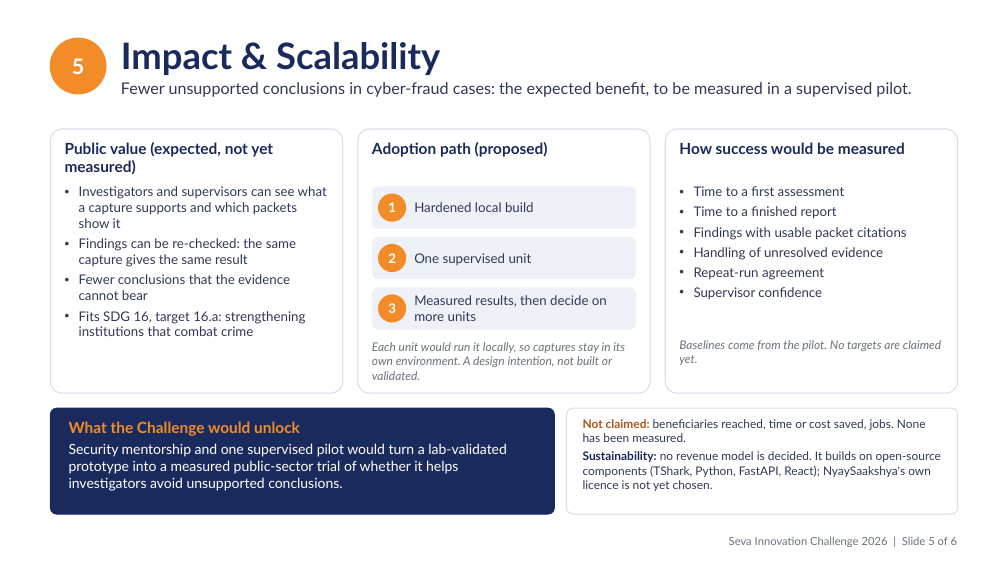
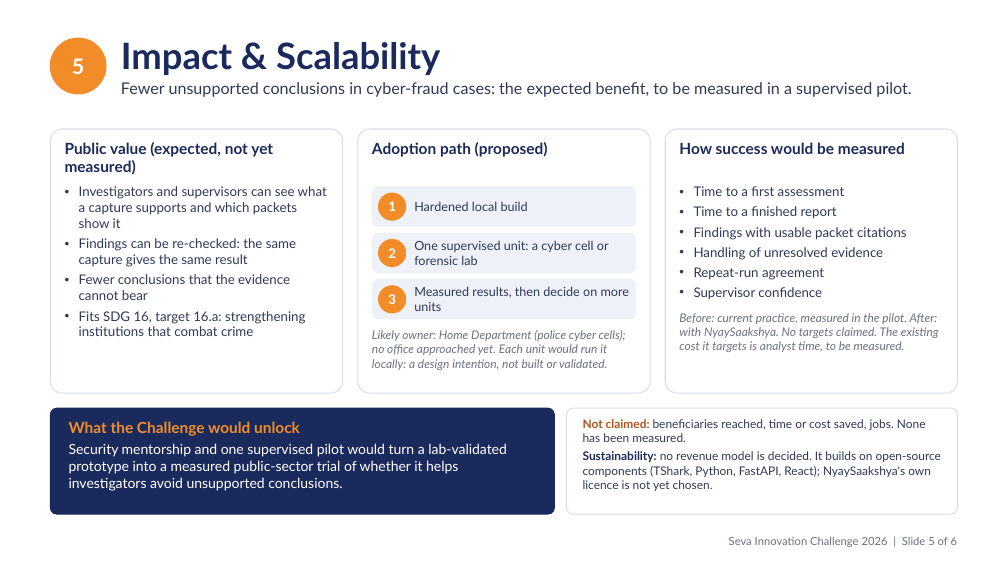
Before and after one commit to Sidd927/NyaySaakshya, a slide deck: slide 5 of submission/seva-innovation-challenge-2026/NyaySaakshya_Seva_Innovation_Challenge_2026.pptx. Drawn at 1008x567 pixels with LibreOffice and Linux fonts; fonts in the diff are those of the drawing. Boxes give left, top, right and bottom in pixels: in the first picture for what was removed or moved away, otherwise in the second. Text is boxed around its words. In the diff, an @@ line names an element or a change of style, - is before the commit and + after.

Commit message:
feat(submission): align deck with official applicant guide and implemented architecture

```diff
--- a/submission/seva-innovation-challenge-2026/NyaySaakshya_Seva_Innovation_Challenge_2026.pptx
+++ b/submission/seva-innovation-challenge-2026/NyaySaakshya_Seva_Innovation_Challenge_2026.pptx
@@ text "Hardened local build" at bbox=[414, 201, 528, 211]: size 9.5 to 9 pt @@
@@ 1 text, 1 ellipse, 1 rounded rectangle: place and size @@
-1 text, 1 ellipse, 1 rounded rectangle at bbox=[372, 237, 636, 279]
+1 text, 1 ellipse, 1 rounded rectangle at bbox=[372, 233, 636, 273]
@@ text at bbox=[414, 240, 609, 265]: text changed; size 9.5 to 9 pt @@
-One supervised unit
+One supervised unit: a cyber cell or forensic lab
@@ 2 texts, 1 ellipse, 1 rounded rectangle: place and size @@
-2 texts, 1 ellipse, 1 rounded rectangle at bbox=[372, 287, 636, 330]
+2 texts, 1 ellipse, 1 rounded rectangle at bbox=[372, 279, 636, 320]
@@ text "Measured results, then decide on ..." at bbox=[414, 286, 630, 311]: size 9.5 to 9 pt @@
@@ text at bbox=[679, 313, 939, 352]: text changed @@
-Baselines come from the pilot. No targets are claimed yet.
+Before: current practice, measured in the pilot. After: with NyaySaakshya. No targets claimed. The existing cost it targets is analyst time, to be measured.
@@ text at bbox=[372, 330, 626, 370]: text changed @@
-Each unit would run it locally, so captures stay in its own environment. A design intention, not built or validated.
+Likely owner: Home Department (police cyber cells); no office approached yet. Each unit would run it locally: a design intention, not built or validated.
```
Also in this commit, not shown: 4 other slides changed, 2 other files.
